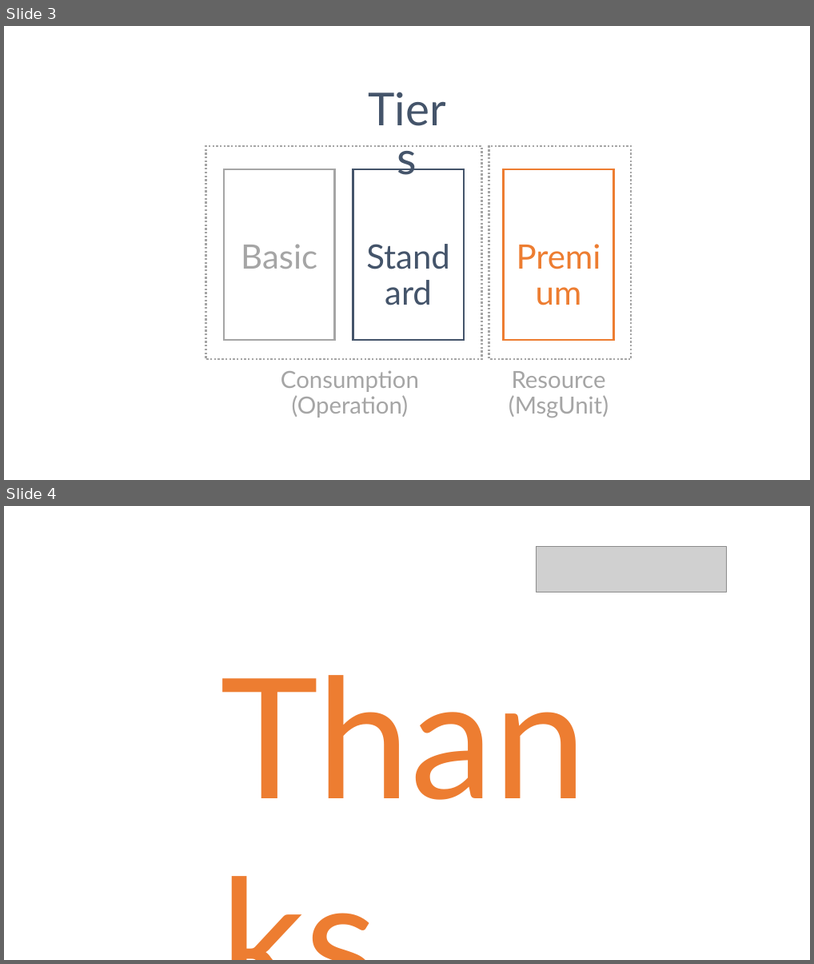
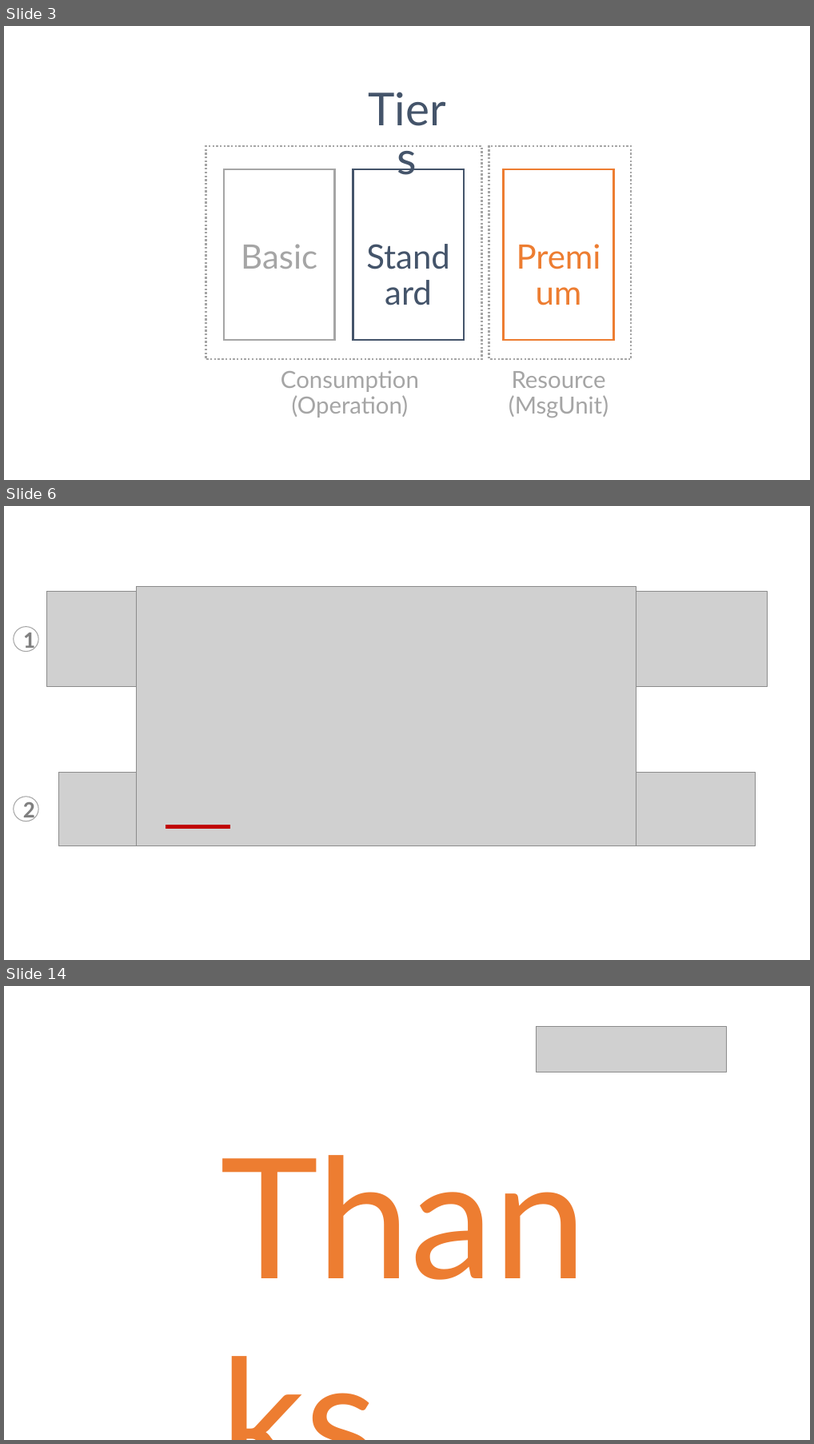
Before and after one commit to danielmarbach/AzureServiceBus.DeepDive, a slide deck: presentation.pptx. Shown one above the other, each under a label of ours: slides 3 and 4 before the commit, slides 3, 6 and 14 after it; the slides between them are not shown. The pictures are 814x964 and 814x1444 pixels, drawn with LibreOffice and Linux fonts; fonts in the diff are those of the drawing; grey boxes stand for pictures. Boxes give left, top, right and bottom in pixels: in the first picture for what was removed or moved away, otherwise in the second. Text is boxed around its words. In the diff, an @@ line names an element or a change of style, - is before the commit and + after.

```diff
--- a/presentation.pptx
+++ b/presentation.pptx
@@ slide 6 added at [4, 506, 810, 960], background #FFFFFF @@
@@ picture added at [47, 592, 768, 686] @@
@@ picture added at [137, 587, 637, 845] @@
@@ ellipse added at [14, 626, 39, 651], fill #FFFFFF, outline #A5A5A5 1 pt, 28 pt, text #808080, bold @@
+1
@@ picture added at [59, 772, 756, 846] @@
@@ ellipse added at [14, 796, 39, 821], fill #FFFFFF, outline #A5A5A5 1 pt, 28 pt, text #808080, bold @@
+2
@@ line added from (166, 827) to (231, 827), #C00000 4.5 pt @@
@@ what was slide 4 is now slide 14 @@
```
Also in this commit, not shown: 9 other slides added, 1 other file.
